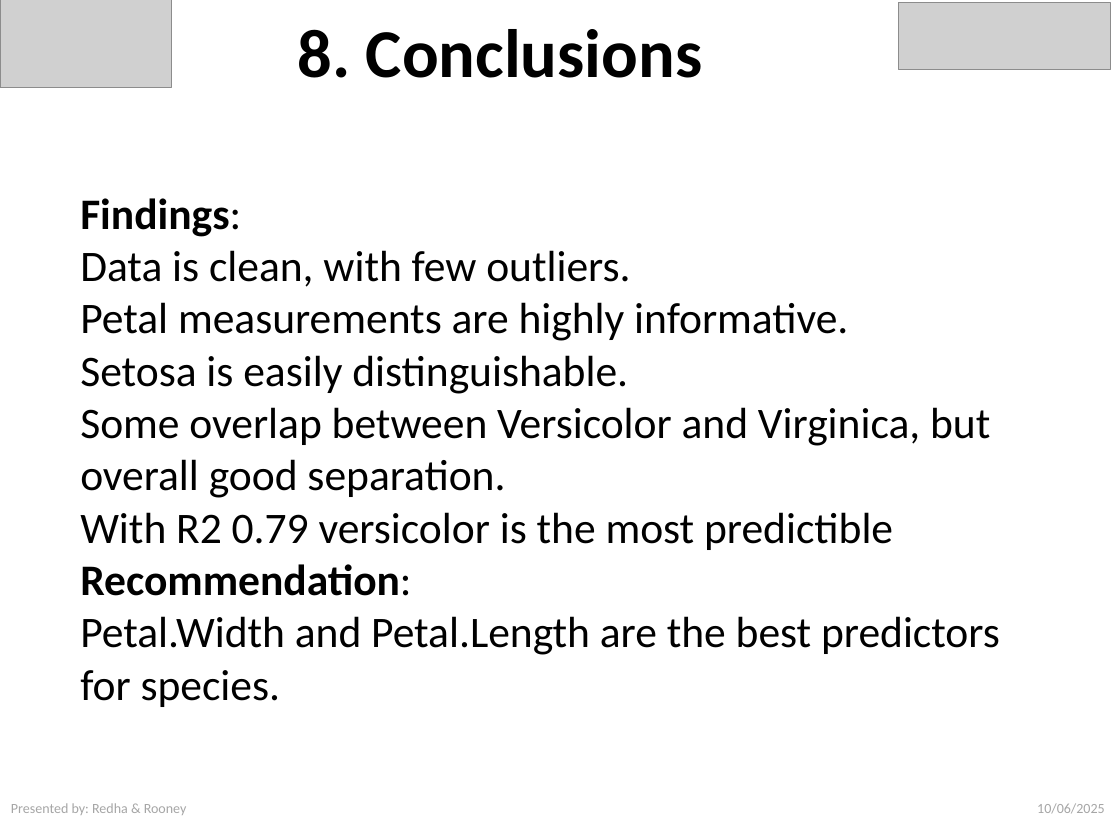
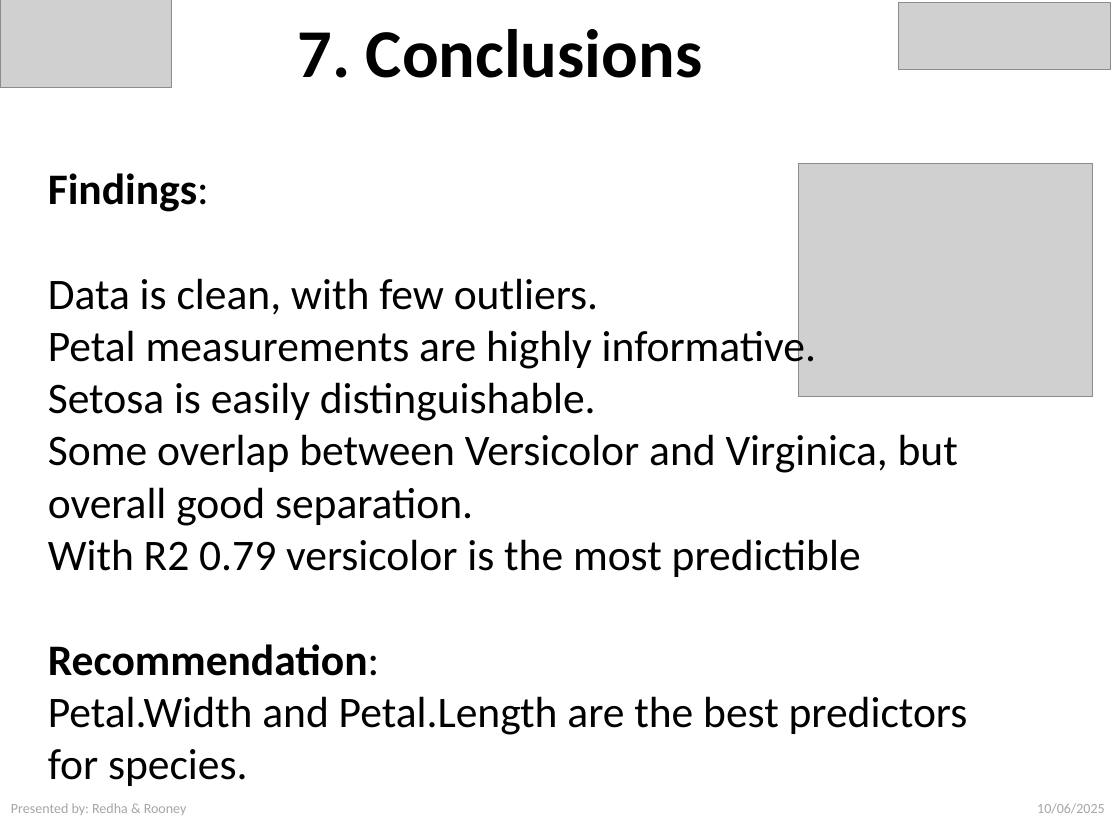
Before and after one commit to RedhaAGGOUN/Botanica-iris, a slide deck: slide 17 of Botanica_Iris_Analysis_Presentation.pptx (slide 15 before the commit). Drawn at 1120x840 pixels with LibreOffice and Linux fonts; fonts in the diff are those of the drawing; grey boxes stand for pictures. Boxes give left, top, right and bottom in pixels: in the first picture for what was removed or moved away, otherwise in the second. Text is boxed around its words. In the diff, an @@ line names an element or a change of style, - is before the commit and + after.

```diff
--- a/Botanica_Iris_Analysis_Presentation.pptx
+++ b/Botanica_Iris_Analysis_Presentation.pptx
@@ text at [297,29,702,78]: text changed @@
-8. Conclusions
+7. Conclusions
@@ text "Findings:" rewrapped from [80,198,1000,707] to [48,173,968,786] @@
@@ picture added at [799,164,1092,396] @@
```
Also in this commit, not shown: 12 other slides changed, 2 slides added.
